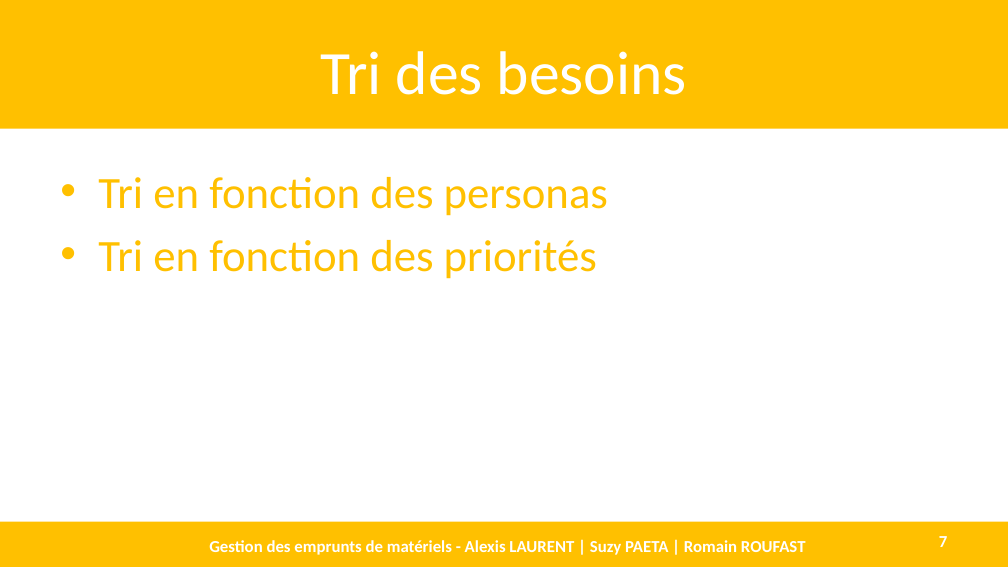
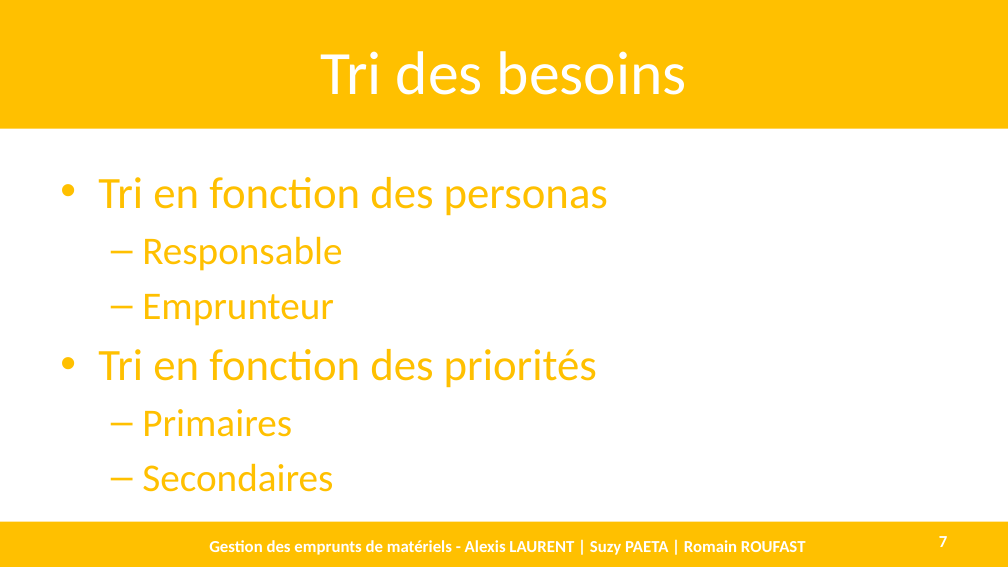
Before and after one commit to AlexisLaurent/Gestion_des_Emprunts, a slide deck: slide 7 of Livrables/D1.3 - DEF.pptx. Drawn at 1008x567 pixels with LibreOffice and Linux fonts; fonts in the diff are those of the drawing. Boxes give left, top, right and bottom in pixels: in the first picture for what was removed or moved away, otherwise in the second. Text is boxed around its words. In the diff, an @@ line names an element or a change of style, - is before the commit and + after.

```diff
--- a/Livrables/D1.3 - DEF.pptx
+++ b/Livrables/D1.3 - DEF.pptx
@@ text at (x1=142, y1=236, x2=342, y2=326): paragraphs added @@
+  – Responsable
+  – Emprunteur
@@ text at (x1=142, y1=409, x2=333, y2=492): paragraphs added @@
+  – Primaires
+  – Secondaires
```
Also in this commit, not shown: 15 other slides changed, 3 slides removed.
